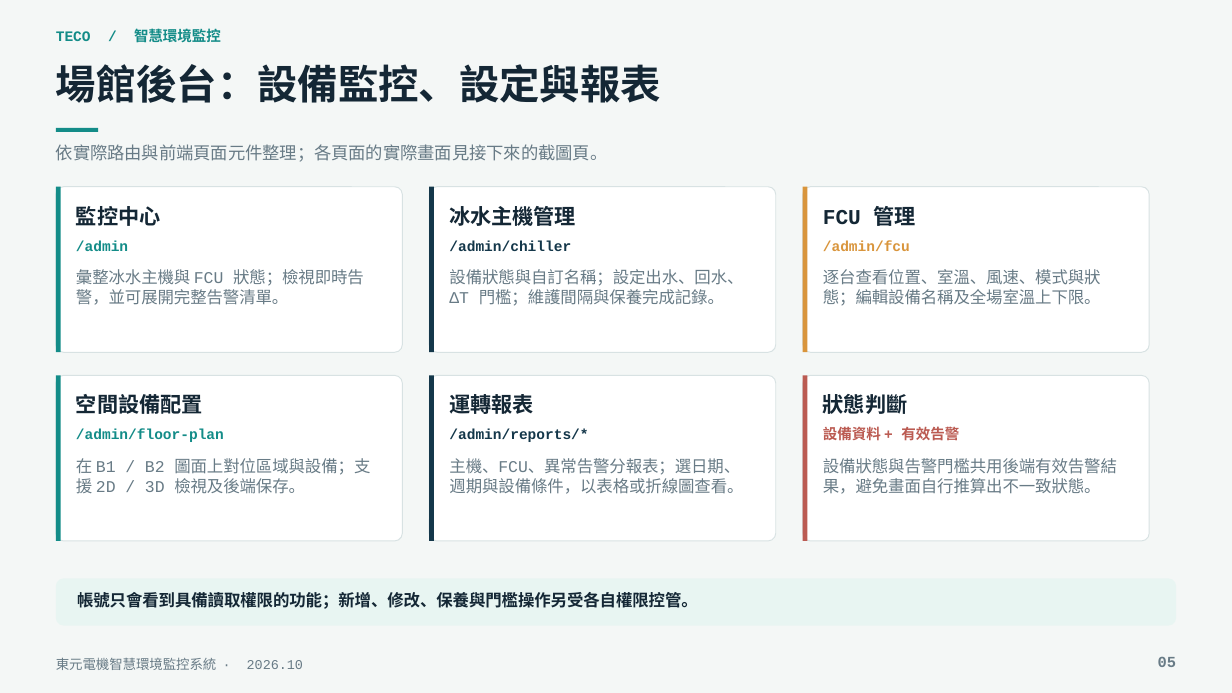
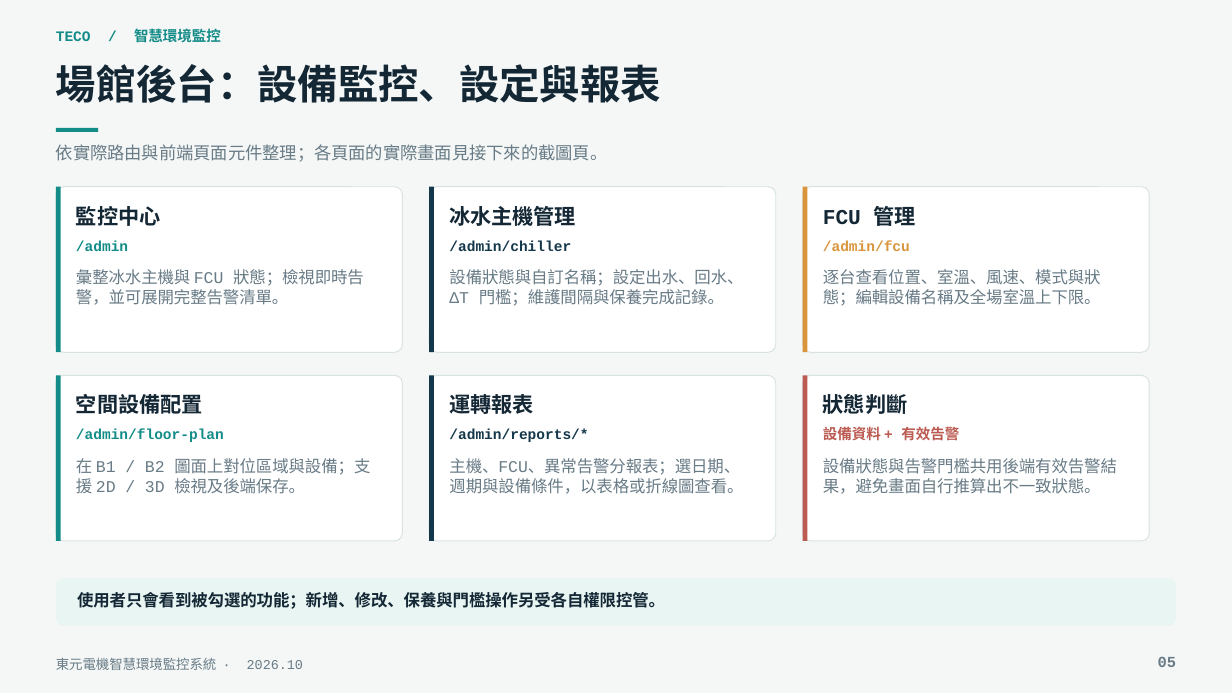
Before and after one commit to jj20375/teco-machinery, a slide deck: slide 5 of docs/TECO_智慧環境監控系統介紹與技術說明.pptx. Drawn at 1232x693 pixels with LibreOffice and Linux fonts; fonts in the diff are those of the drawing. Boxes give left, top, right and bottom in pixels: in the first picture for what was removed or moved away, otherwise in the second. Text is boxed around its words. In the diff, an @@ line names an element or a change of style, - is before the commit and + after.

```diff
--- a/docs/TECO_智慧環境監控系統介紹與技術說明.pptx
+++ b/docs/TECO_智慧環境監控系統介紹與技術說明.pptx
@@ text at bbox=[77, 592, 665, 609]: text changed @@
-帳號只會看到具備讀取權限的功能；新增、修改、保養與門檻操作另受各自權限控管。
+使用者只會看到被勾選的功能；新增、修改、保養與門檻操作另受各自權限控管。
```
Also in this commit, not shown: 25 other slides changed, 1 slide added.
